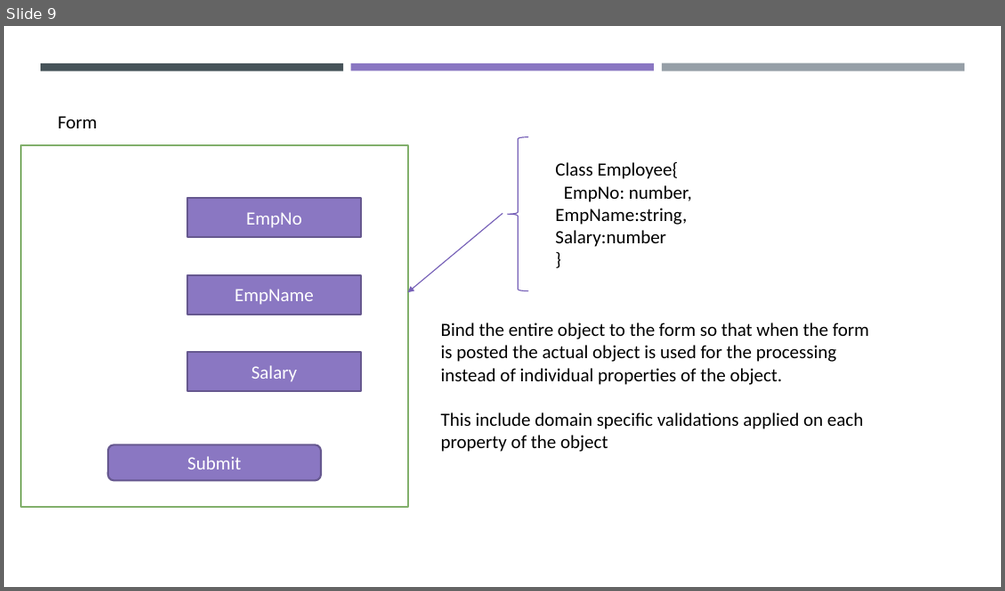
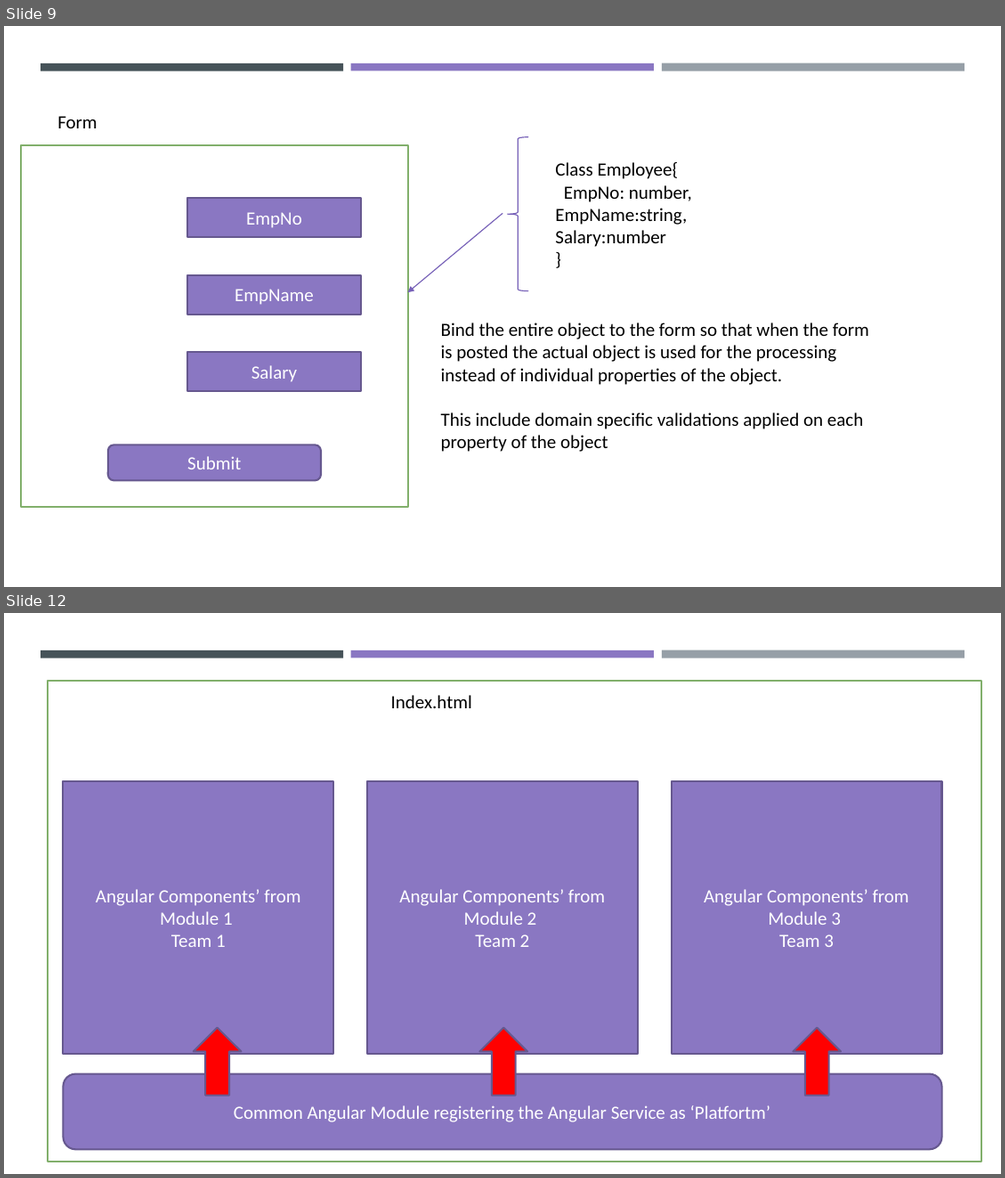
Before and after one commit to maheshsabnis/ngfinastra, a slide deck: Training_Diagrams.pptx. Shown one above the other, each under a label of ours: slide 9 before the commit, slides 9 and 12 after it; the slides between them are not shown. The pictures are 1005x591 and 1005x1178 pixels, drawn with LibreOffice and Linux fonts; fonts in the diff are those of the drawing. Boxes give left, top, right and bottom in pixels: in the first picture for what was removed or moved away, otherwise in the second. Text is boxed around its words. In the diff, an @@ line names an element or a change of style, - is before the commit and + after.

```diff
--- a/Training_Diagrams.pptx
+++ b/Training_Diagrams.pptx
@@ slide 12 added at (4,613,1001,1174), background #FFFFFF; not listed: 3 template elements that a slide beside it also shows @@
@@ rectangle added at (48,681,981,1161), fill #FFFFFF, outline #81AF6B 1.75 pt @@
@@ text added at (391,695,472,708), 18 pt, text #000000 @@
+Index.html
@@ rectangle added at (63,781,334,1054), fill #8A77C2, outline #665890 1.75 pt, 18 pt, text #FFFFFF @@
+Angular Components’ from Module 1
+Team 1
@@ rectangle added at (367,781,638,1054), fill #8A77C2, outline #665890 1.75 pt, 18 pt, text #FFFFFF @@
+Angular Components’ from Module 2
+Team 2
@@ rectangle added at (671,781,942,1054), fill #8A77C2, outline #665890 1.75 pt, 18 pt, text #FFFFFF @@
+Angular Components’ from Module 3
+Team 3
@@ up arrow added at (194,1027,241,1094), fill #FF0000, outline #665890 1.75 pt @@
@@ up arrow added at (479,1027,527,1094), fill #FF0000, outline #665890 1.75 pt @@
@@ up arrow added at (793,1027,841,1094), fill #FF0000, outline #665890 1.75 pt @@
@@ rounded rectangle added at (63,1074,942,1149), fill #8A77C2, outline #665890 1.75 pt, 18 pt, text #FFFFFF @@
+Common Angular Module registering the Angular Service as ‘Platfortm’
```
Also in this commit, not shown: 2 other slides added, 9 other files.
